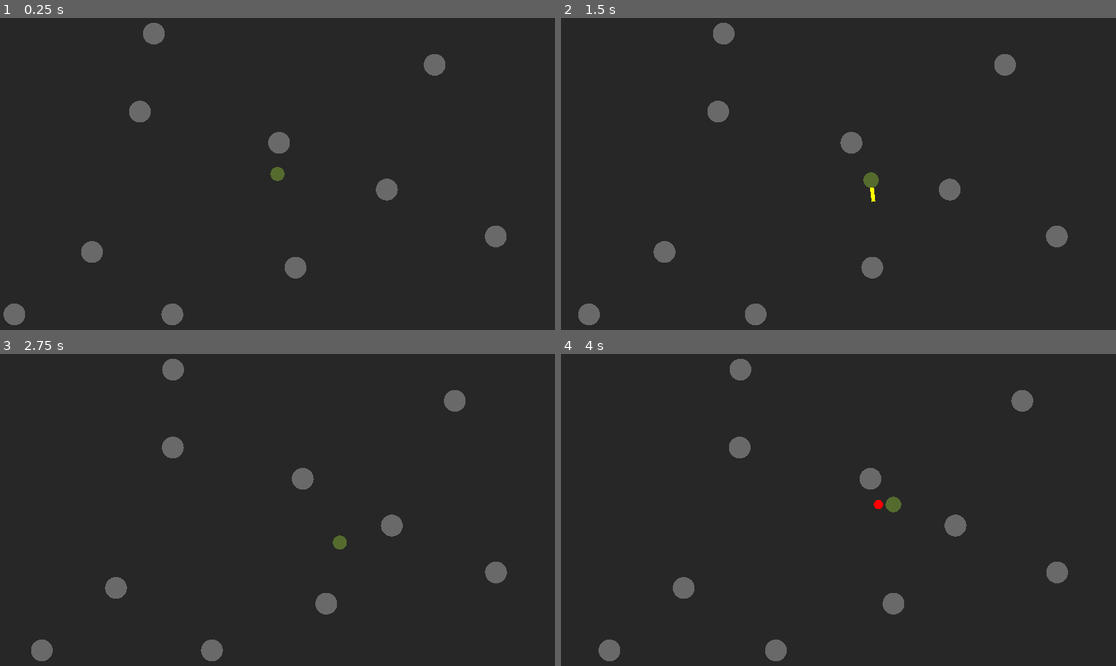
Above: before the commit, frames 1-4 (two rows, left to right).
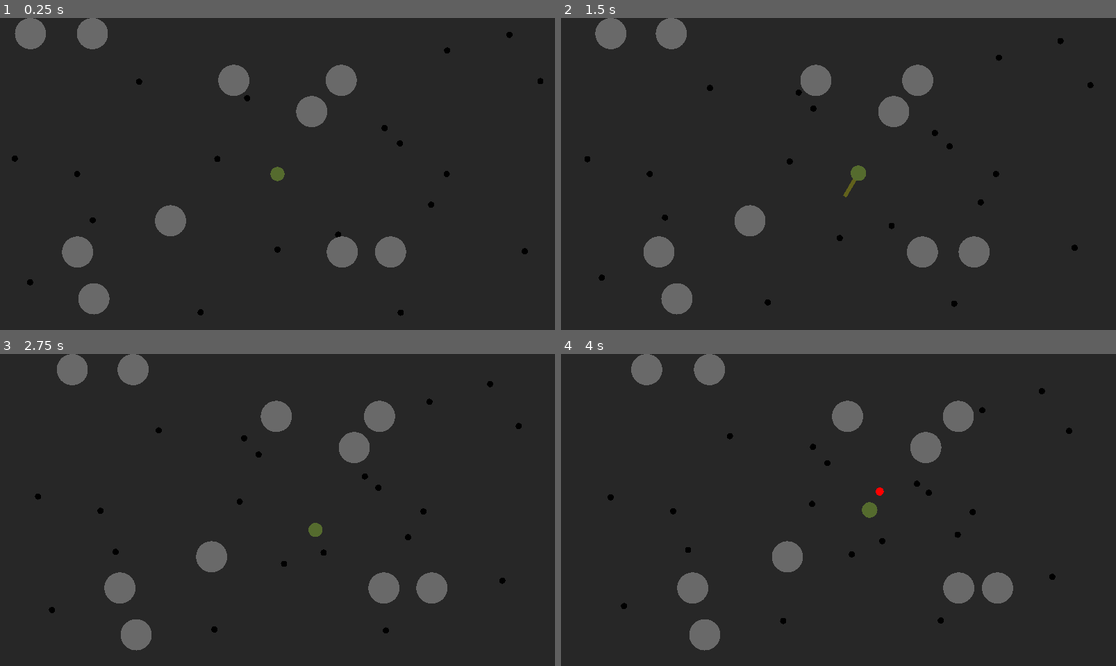
Above: after the commit, the same moments.

Repository: ralabate/cylinder-sorcerer
Game: Godot game, scene res://main.tscn
Two runs of this game, one before a commit and one after it. Both use one fixed random seed, a clock stepped at 60 frames per second and the inputs below.
Inputs:
- Up to frame 1 (0.25 s): no input
- Up to frame 2 (1.5 s): hold D 0.53-1.28 s; hold J 0.53-1.28 s; hold S from 1.28 s (still down); tap J at 1.35 s
- Up to frame 3 (2.75 s): release S at 2.03 s; hold D from 2.03 s (still down); hold H from 2.03 s (still down); tap J at 2.3 s
- Up to frame 4 (4 s): release D at 2.78 s; release H at 2.78 s; hold W 2.78-3.53 s; tap J at 2.85 s; hold A from 3.53 s (still down); hold J from 3.53 s (still down)

The runs differ from the first frame. In frame 1, 6.7% of the frame differs, in the area x 0-98%, y 0-99%; in frame 2, 6.8%; in frame 3, 6.6%; in frame 4, 6.8%, in the area x 6-93%, y 0-99%.

Commit message:
rewrite input refactor baddie struct

Diff:
--- a/cylinder-sorcerer/main.gd
+++ b/cylinder-sorcerer/main.gd
@@ -1,93 +1,150 @@
 extends Node3D
 
-const PLAYER_SPEED = 0.06
+const PLAYER_COLOR = Color.DARK_OLIVE_GREEN
+const PLAYER_HP = 4
+const PLAYER_NUM_HURT_FRAMES = 12
 const PLAYER_RADIUS = 0.5
-const PLAYER_SIZE = 1.0
-const PLAYER_ATTACK_ROOT_MOTION = 1.0
-
-const PLAYER_SWORD_FRAMES = 17
+const PLAYER_SPEED = 0.04
+
+const PLAYER_SWORD_ROOT_MOTION = 2.5
+const PLAYER_NUM_SWORD_FRAMES = 20
 const PLAYER_SWORD_ATTACK_START_ANGLE = -PI/2.0 - 0.5
-const PLAYER_SWORD_ATTACK_ANGLE_INCREMENT = 2*PI / PLAYER_SWORD_FRAMES
-const PLAYER_SWORD_LENGTH = 1.2
-const PLAYER_SWORD_DEBUG_SPHERE_SIZE = 0.15
-const PLAYER_HP = 4
-const PLAYER_HURT_FRAMES = 10
-
-const BADDIE_COUNT = 10
-const BADDIE_SPEED = 0.02
-const BADDIE_RADIUS = 0.7
-const BADDIE_HURT_FRAMES = 14
-const BADDIE_HP = 3
-
-const CAMERA_SHAKE_FRAMES = BADDIE_HURT_FRAMES + 3
-const CAMERA_SHAKE_AMOUNT = 0.25
+const PLAYER_SWORD_ATTACK_ANGLE_INCREMENT = 2*PI / PLAYER_NUM_SWORD_FRAMES
+const PLAYER_SWORD_LENGTH = 1.5
+const PLAYER_SWORD_DEBUG_SPHERE_SIZE = 0.13
+
+const SKULL_COUNT = 10
+
+const SKULL_COLOR = Color.DIM_GRAY
+const SKULL_HP = 3
+const SKULL_NUM_HURT_FRAMES = 14
+const SKULL_RADIUS = 1.0
+const SKULL_SPEED = 0.02
+
+const BAT_COUNT = 20
+
+const BAT_COLOR = Color.BLACK
+const BAT_HP = 1
+const BAT_NUM_HURT_FRAMES = 14
+const BAT_RADIUS = 0.2
+const BAT_SPEED = 0.01
+
+const CAMERA_SHAKE_FRAMES = SKULL_NUM_HURT_FRAMES * 2.0
+const CAMERA_SHAKE_AMOUNT = 0.35
 
 const WRAP_X = 17
 const WRAP_Z = 9
 
+enum Direction {
+	LEFT   = 0b00000001,
+	RIGHT  = 0b00000010,
+	UP     = 0b00000100,
+	DOWN   = 0b00001000,
+	SWORD  = 0b00010000,
+}
+
+var input_bit_field: int
+var input_bit_field_previous_frame: int # AFTER FOUR-WAY
 var was_attacking: bool
 var is_attacking: bool
-var is_moving_left: bool
-var is_moving_right: bool
-var is_moving_up: bool
-var is_moving_down: bool
 
 var frame: int
 var sword_frame: int
 var camera_shake_frame: int
-# hurt_frame in baddie struct
-
-var player: Character
-var baddie: Character
-var baddie_list: Array[Character]
+
+var player: Actor
+var baddie_list: Array[Actor]
 var sword_pivot: Node3D
 var sword: MeshInstance3D
 var sword_debug: MeshInstance3D
 var camera: Camera3D
 
-class Character:
-
+class Actor:
+	var behavior_func
+	var color: Color
+	var dir: Vector3i
+	var hp: int
+	var hurt_frame: int
+	var knockback_dir: Vector3
+	var mesh_instance: MeshInstance3D
+	var num_hurt_frames: int
 	var pos: Vector3
-	var theta: float
 	var radius: float
-	var color: Color
-	var mesh_instance: MeshInstance3D
-	var hurt_frame: int
-	var hp: int
 	var seed: float
-	var knockback_dir: Vector3
 	var speed: float
 
-	func _init(p_pos: Vector3, p_radius: float, p_color: Color, p_hp: int, p_hurt_frames: int):
-		self.pos = p_pos
-		self.theta = 0
-		self.radius = p_radius
-		self.color = p_color
+	func _init(p_breed: Breed):
+		self.behavior_func = p_breed.behavior_func
+		self.dir = Vector3i(0, 0, 0)
+		self.hp = p_breed.hp
+		self.hurt_frame = p_breed.num_hurt_frames + 1
 		self.mesh_instance = MeshInstance3D.new()
 		self.mesh_instance.mesh = SphereMesh.new()
-		self.mesh_instance.mesh.radius = p_radius
-		self.mesh_instance.mesh.height = 2.0 * p_radius
+		self.mesh_instance.mesh.height = 2.0 * p_breed.radius
+		self.mesh_instance.mesh.radius = p_breed.radius
 		var material = StandardMaterial3D.new()
-		material.albedo_color = p_color
+		material.albedo_color = p_breed.color
 		material.flags_unshaded = true
 		self.mesh_instance.mesh.surface_set_material(0, material)
-		self.hurt_frame = p_hurt_frames + 1
+		self.num_hurt_frames = p_breed.num_hurt_frames
+		var random_position = Vector3.ZERO
+		random_position.x = randi_range(-WRAP_X, WRAP_X)
+		random_position.z = randi_range(-WRAP_Z, WRAP_Z)
+		self.pos = random_position
+		self.radius = p_breed.radius
+		self.seed = randf_range(0.0, 1.0)
+		self.speed = p_breed.speed
+
+class Breed:
+	var behavior_func
+	var color: Color
+	var hp: int
+	var num_hurt_frames: int
+	var radius: float
+	var speed: float
+
+	func _init(p_behavior_func, p_color: Color, p_hp: int, p_num_hurt_frames: int, p_radius: float, p_speed: float):
+		self.behavior_func = p_behavior_func
+		self.color = p_color
 		self.hp = p_hp
-		self.seed = randf_range(0.0, 1.0)
-		self.speed = BADDIE_SPEED
+		self.num_hurt_frames = p_num_hurt_frames
+		self.radius = p_radius
+		self.speed = p_speed
+
+func behavior_func_seek(p_a: Actor, p_player_pos: Vector3):
+	var dir: Vector3
+	dir.x = p_player_pos.x - p_a.pos.x
+	dir.z = p_player_pos.z - p_a.pos.z
+	p_a.pos += dir.normalized() * p_a.speed
+
+func behavior_func_wander(p_a: Actor, p_player_pos: Vector3):
+	p_a.pos.x += p_a.speed * sin(0.01 * frame + p_a.seed)
+
+func behavior_func_wander_then_seek(p_a: Actor, p_player_pos: Vector3):
+	if p_a.hp <= 1:
+		p_a.speed *= 2.0
+		behavior_func_seek(p_a, p_player_pos)
+		p_a.speed /= 2.0
+	else:
+		behavior_func_wander(p_a, p_player_pos)
 
 func is_overlapping(p1, r1, p2, r2):
 	return(p2.x - p1.x) * (p2.x - p1.x) + (p2.z - p1.z) * (p2.z - p1.z) < (r1 + r2) * (r1 + r2)
 
 func _ready() -> void:
-	player = Character.new(Vector3.ZERO, PLAYER_RADIUS, Color.DARK_OLIVE_GREEN, PLAYER_HP, PLAYER_HURT_FRAMES)
-
-	sword_frame = PLAYER_SWORD_FRAMES + 1
+	#RenderingServer.set_default_clear_color(Color(0.1, 0.1, 0.1))
+
+	var player_breed = Breed.new(behavior_func_seek, PLAYER_COLOR, PLAYER_HP, PLAYER_NUM_HURT_FRAMES, PLAYER_RADIUS, PLAYER_SPEED)
+	player = Actor.new(player_breed)
+	player.pos = Vector3(0, 0, 0*WRAP_Z)
+
+	sword_frame = PLAYER_NUM_SWORD_FRAMES + 1
 	sword = MeshInstance3D.new()
 	sword.mesh = BoxMesh.new()
 	sword.mesh.size = Vector3(PLAYER_SWORD_LENGTH, 0.1, 0.25)
 	var material = StandardMaterial3D.new()
 	material.albedo_color = Color.YELLOW
+	material.set_transparency(1) # enum not working
 	material.flags_unshaded = true
 	sword.mesh.surface_set_material(0, material)
 	sword_pivot = Node3D.new()
@@ -105,122 +162,143 @@
 	player.mesh_instance.add_child(sword_debug)
 	sword_debug.visible = false
 
-	for i in BADDIE_COUNT:
-			var random_position = Vector3.ZERO
-			random_position.x = randi_range(-WRAP_X, WRAP_X)
-			random_position.z = randi_range(-WRAP_Z, WRAP_Z)
-			baddie_list.append(Character.new(random_position, BADDIE_RADIUS, Color.DIM_GRAY, BADDIE_HP, BADDIE_HURT_FRAMES))
+	var skull_breed = Breed.new(behavior_func_wander_then_seek, SKULL_COLOR, SKULL_HP, SKULL_NUM_HURT_FRAMES, SKULL_RADIUS, SKULL_SPEED)
+	for i in SKULL_COUNT:
+			baddie_list.append(Actor.new(skull_breed))
+
+	var bat_breed = Breed.new(behavior_func_seek, BAT_COLOR, BAT_HP, BAT_NUM_HURT_FRAMES, BAT_RADIUS, BAT_SPEED)
+	for i in BAT_COUNT:
+			baddie_list.append(Actor.new(bat_breed))
+
+	var root = get_tree().root.get_children()[0] # Switch to Engine.get_main_loop() (as SceneTree)... or actually call get_node("Root") and pass it for the Actor to attach
+
+	root.add_child(player.mesh_instance)
+
+	for i in baddie_list.size():
+		root.add_child(baddie_list[i].mesh_instance)
 
 	camera = Camera3D.new()
 	camera.set_orthogonal(20.0, 1.0, 40.0)
 	camera.look_at_from_position(Vector3(0, 20, 0), Vector3(0, 0, 0), Vector3(0, 0, -1))
 	camera.make_current()
 	camera_shake_frame = CAMERA_SHAKE_FRAMES + 1
-
-	var root = get_tree().root.get_children()[0] # Switch to Engine.get_main_loop() (as SceneTree)... or actually call get_node("Root") and pass it for the Character to attach
-	root.add_child(player.mesh_instance)
-	for i in BADDIE_COUNT:
-		root.add_child(baddie_list[i].mesh_instance)
 	root.add_child(camera)
+
 
 func _process(_delta: float) -> void:
 	frame = frame + 1
 
-	is_attacking = Input.is_key_pressed(KEY_J)
-	if is_attacking && !was_attacking && sword_frame >= PLAYER_SWORD_FRAMES:
-		sword_frame = 0
-		sword_pivot.transform = Transform3D.IDENTITY
-		sword_pivot.transform = sword_pivot.transform.rotated(Vector3.UP, PLAYER_SWORD_ATTACK_START_ANGLE)
-		player.pos.x += cos(player.theta) * PLAYER_ATTACK_ROOT_MOTION * -0.05
-		player.pos.z -= sin(player.theta) * PLAYER_ATTACK_ROOT_MOTION * -0.05
-		sword.get_active_material(0).albedo_color = Color.WHITE
-
-	was_attacking = is_attacking
-
-	sword.transform.origin = Vector3(PLAYER_SWORD_LENGTH/1.5, 0.0, 0.0) # can i do this up top? or not until it is added to the scene?
-
-	if sword_frame < PLAYER_SWORD_FRAMES:
-		sword.show()
-
-		match sword_frame:
-			0:
-				pass # set up above, on impact
-			_ when sword_frame < 5:
-				sword_pivot.transform = sword_pivot.transform.rotated(Vector3.UP, 0.2 * PLAYER_SWORD_ATTACK_ANGLE_INCREMENT)
-				sword.get_active_material(0).albedo_color = Color.YELLOW
-				player.pos.x += cos(player.theta) * (PLAYER_ATTACK_ROOT_MOTION / PLAYER_SWORD_FRAMES) * 0.1
-				player.pos.z -= sin(player.theta) * (PLAYER_ATTACK_ROOT_MOTION / PLAYER_SWORD_FRAMES) * 0.1
-			_ when sword_frame < 9:
-				sword_pivot.transform = sword_pivot.transform.rotated(Vector3.UP, 1.7 * PLAYER_SWORD_ATTACK_ANGLE_INCREMENT)
-				player.pos.x += cos(player.theta) * (PLAYER_ATTACK_ROOT_MOTION / PLAYER_SWORD_FRAMES)
-				player.pos.z -= sin(player.theta) * (PLAYER_ATTACK_ROOT_MOTION / PLAYER_SWORD_FRAMES)
-			_ when sword_frame < PLAYER_SWORD_FRAMES:
-				sword_pivot.transform = sword_pivot.transform.rotated(Vector3.UP, 0.45 * PLAYER_SWORD_ATTACK_ANGLE_INCREMENT)
-				player.pos.x += cos(player.theta) * (PLAYER_ATTACK_ROOT_MOTION / PLAYER_SWORD_FRAMES) * 0.3
-				player.pos.z -= sin(player.theta) * (PLAYER_ATTACK_ROOT_MOTION / PLAYER_SWORD_FRAMES) * 0.3
-
-		sword_frame = min(sword_frame + 1, PLAYER_SWORD_FRAMES)
-
-	else:
-		sword_pivot.transform = Transform3D.IDENTITY
-		#figure out how to tilt sword
-		#sword_pivot.transform = sword_pivot.transform.rotated(Vector3(0.2, 0.1, 0.2), 0.5*PI)
-		sword.hide()
-
-	if sword_frame >= PLAYER_SWORD_FRAMES and player.hurt_frame > PLAYER_HURT_FRAMES:
-		is_moving_left = Input.is_key_pressed(KEY_A)
-		if is_moving_left:
-			player.pos.x -= PLAYER_SPEED
-			player.theta = PI
-
-		is_moving_right = Input.is_key_pressed(KEY_D)
-		if is_moving_right:
-			player.pos.x += PLAYER_SPEED
-			player.theta = 0
-
-		is_moving_up = Input.is_key_pressed(KEY_W)
-		if is_moving_up:
-			player.pos.z -= PLAYER_SPEED
-			player.theta = PI/2.0
-
-		is_moving_down = Input.is_key_pressed(KEY_S)
-		if is_moving_down:
-			player.pos.z += PLAYER_SPEED
-			player.theta = -PI/2.0
-
-	if player.hurt_frame <= PLAYER_HURT_FRAMES:
+	if sword_frame > PLAYER_NUM_SWORD_FRAMES and player.hurt_frame > player.num_hurt_frames:
+		if Input.is_key_pressed(KEY_A): input_bit_field |= Direction.LEFT
+		if Input.is_key_pressed(KEY_D): input_bit_field |= Direction.RIGHT
+		if Input.is_key_pressed(KEY_W): input_bit_field |= Direction.UP
+		if Input.is_key_pressed(KEY_S): input_bit_field |= Direction.DOWN
+
+		var tmp_dir = Vector3i(0, 0, 0)
+
+		if input_bit_field & Direction.LEFT:
+			input_bit_field ^= Direction.LEFT
+			tmp_dir.x -= 1
+
+		if input_bit_field & Direction.RIGHT:
+			input_bit_field ^= Direction.RIGHT
+			tmp_dir.x += 1
+
+		if input_bit_field & Direction.UP:
+			input_bit_field ^= Direction.UP
+			tmp_dir.z -= 1
+
+		if input_bit_field & Direction.DOWN:
+			input_bit_field ^= Direction.DOWN
+			tmp_dir.z += 1
+
+		player.pos += PLAYER_SPEED * tmp_dir
+
+		if tmp_dir != Vector3i.ZERO:
+			player.dir = tmp_dir
+
+	if player.hurt_frame <= player.num_hurt_frames:
 		match player.hurt_frame:
 			1:
 				player.pos += player.knockback_dir * 0.40
-			_ when player.hurt_frame <= PLAYER_HURT_FRAMES:
+			_ when player.hurt_frame < player.num_hurt_frames:
 				player.pos += player.knockback_dir * 0.05
-		if player.hurt_frame % 2 == 1:
-			player.mesh_instance.get_active_material(0).albedo_color = Color.WHITE
-		else:
-			player.mesh_instance.get_active_material(0).albedo_color = Color.DARK_OLIVE_GREEN
+				if player.hurt_frame % 2 == 0:
+					RenderingServer.set_default_clear_color(Color.BLACK)
+					player.mesh_instance.get_active_material(0).albedo_color = Color.WHITE
+				else:
+					RenderingServer.set_default_clear_color(Color.RED)
+					player.mesh_instance.get_active_material(0).albedo_color = Color.BLACK
+			_ when player.hurt_frame == player.num_hurt_frames:
+				player.mesh_instance.get_active_material(0).albedo_color = Color.DARK_OLIVE_GREEN
+				RenderingServer.set_default_clear_color(Color(0.1, 0.1, 0.1))
+
+
 		player.hurt_frame += 1
 
 	player.pos.x = clamp(player.pos.x, -WRAP_X, WRAP_X)
 	player.pos.z = clamp(player.pos.z, -WRAP_Z, WRAP_Z)
 
 	player.mesh_instance.transform.origin = player.pos
+
+	var player_theta = Vector2(player.dir.x, -player.dir.z).angle()
 	var m1 = Basis.IDENTITY
-	player.mesh_instance.transform.basis = m1.rotated(Vector3.UP, player.theta)
+	player.mesh_instance.transform.basis = m1.rotated(Vector3.UP, player_theta)
+
 	var breathing_scale = 0.9 + 0.1 * abs(pow(sin(0.02 * frame), 3))
 	player.mesh_instance.scale = Vector3(breathing_scale, 1.0, breathing_scale)
 
+	sword.transform.origin = Vector3(PLAYER_SWORD_LENGTH/1.5, 0.0, 0.0) # can i do this up top? or not until it is added to the scene?
+
 	if Input.is_key_pressed(KEY_H):
 		sword_debug.visible = !sword_debug.visible
 
+	is_attacking = Input.is_key_pressed(KEY_J)
+	if is_attacking && !was_attacking && sword_frame > PLAYER_NUM_SWORD_FRAMES:
+		sword_frame = 1
+
+	was_attacking = is_attacking
+
+	if sword_frame <= PLAYER_NUM_SWORD_FRAMES:
+		sword.show()
+
+		match sword_frame:
+			1:
+				sword_pivot.transform = Transform3D.IDENTITY
+				sword_pivot.transform = sword_pivot.transform.rotated(Vector3.UP, PLAYER_SWORD_ATTACK_START_ANGLE)
+				player.pos += player.dir * PLAYER_SWORD_ROOT_MOTION * -0.15 # BUG!!! ONE FRAME BEHIND, SINCE WE UPDATE PLAYER ABOVE! BUT IF ITS DOWN HERE, FALSE POSITIVE ON SWIPE!!!
+				sword.get_active_material(0).albedo_color = Color.WHITE
+			_ when sword_frame < 7:
+				sword_pivot.transform = sword_pivot.transform.rotated(Vector3.UP, 0.10 * PLAYER_SWORD_ATTACK_ANGLE_INCREMENT)
+				player.pos += player.dir * (PLAYER_SWORD_ROOT_MOTION / PLAYER_NUM_SWORD_FRAMES) * 0.0
+				sword.get_active_material(0).albedo_color = Color.YELLOW
+			_ when sword_frame < 11:
+				sword_pivot.transform = sword_pivot.transform.rotated(Vector3.UP, 2.2 * PLAYER_SWORD_ATTACK_ANGLE_INCREMENT)
+				player.pos += player.dir * (PLAYER_SWORD_ROOT_MOTION / PLAYER_NUM_SWORD_FRAMES)
+				sword.get_active_material(0).albedo_color = Color(1, 1, 0, 0.27)
+			_ when sword_frame < PLAYER_NUM_SWORD_FRAMES:
+				sword_pivot.transform = sword_pivot.transform.rotated(Vector3.UP, 0.65 * PLAYER_SWORD_ATTACK_ANGLE_INCREMENT)
+				player.pos += player.dir * (PLAYER_SWORD_ROOT_MOTION / PLAYER_NUM_SWORD_FRAMES) * 0.1
+				sword.get_active_material(0).albedo_color = Color.YELLOW
+			_ when sword_frame == PLAYER_NUM_SWORD_FRAMES:
+				sword_pivot.transform = sword_pivot.transform.rotated(Vector3.UP, 0.40 * PLAYER_SWORD_ATTACK_ANGLE_INCREMENT)
+				sword.get_active_material(0).albedo_color = Color(1, 1, 0, 0.50)
+
+		sword_frame += 1
+
+	else:
+		sword_pivot.transform = Transform3D.IDENTITY
+		sword_pivot.transform = sword_pivot.transform.rotated(Vector3.UP, PLAYER_SWORD_ATTACK_START_ANGLE)
+		sword.hide()
+
 	sword_debug.transform.origin = Vector3.ZERO
-	sword_debug.transform.origin += sword_pivot.basis.x.normalized() * 0.8 * PLAYER_SWORD_LENGTH
-	sword.scale = Vector3(1, 1, 1)
-
-	for i in BADDIE_COUNT:
+	sword_debug.transform.origin += sword_pivot.basis.x.normalized() * 0.9 * PLAYER_SWORD_LENGTH
+
+	for i in baddie_list.size():
 		var b = baddie_list[i]
 		b.hurt_frame += 1
 
-		if b.hurt_frame > BADDIE_HURT_FRAMES && is_overlapping(b.pos, b.radius, sword_debug.global_transform.origin, PLAYER_SWORD_DEBUG_SPHERE_SIZE) && sword_frame < PLAYER_SWORD_FRAMES:
+		if b.hurt_frame > b.num_hurt_frames && is_overlapping(b.pos, b.radius, sword_debug.global_transform.origin, PLAYER_SWORD_DEBUG_SPHERE_SIZE) && sword_frame <= PLAYER_NUM_SWORD_FRAMES:
 			b.hurt_frame = 1
 			b.knockback_dir.x = b.pos.x - player.pos.x
 			b.knockback_dir.z = b.pos.z - player.pos.z
@@ -230,11 +308,11 @@
 				camera_shake_frame = 1
 			b.speed *= -1
 
-		if b.hurt_frame <= BADDIE_HURT_FRAMES:
+		if b.hurt_frame <= b.num_hurt_frames:
 
 			match b.hurt_frame:
 				1:
-					b.mesh_instance.get_active_material(0).albedo_color = Color.DIM_GRAY
+					b.mesh_instance.get_active_material(0).albedo_color = Color.SIENNA
 					b.mesh_instance.scale = Vector3(0.9, 0.9, 0.9)
 					b.pos += b.knockback_dir * -0.05
 					b.pos.x += randf_range(-1.0, 1.0) * 0.1
@@ -243,55 +321,55 @@
 				2:
 					b.mesh_instance.get_active_material(0).albedo_color = Color.WHITE
 					b.mesh_instance.scale = Vector3(0.8, 0.8, 0.8)
-					b.pos += b.knockback_dir * -0.05
+					b.pos += b.knockback_dir * -0.03
 					b.pos.x += randf_range(-1.0, 1.0) * 0.09
 					b.pos.z += randf_range(-1.0, 1.0) * 0.09
 				3:
 					b.mesh_instance.get_active_material(0).albedo_color = Color.WHITE
 					b.mesh_instance.scale = Vector3(1.35, 1.35, 1.35)
-					b.pos += b.knockback_dir * 0.50
+					b.pos += b.knockback_dir * 0.55
 					b.pos.x += randf_range(-1.0, 1.0) * 0.08
 					b.pos.z += randf_range(-1.0, 1.0) * 0.08
 				4:
 					b.mesh_instance.get_active_material(0).albedo_color = Color.WHITE
 					b.mesh_instance.scale = Vector3(1.2, 1.2, 1.2)
-					b.pos += b.knockback_dir * 0.20
+					b.pos += b.knockback_dir * 0.35
 					b.pos.x += randf_range(-1.0, 1.0) * 0.07
 					b.pos.z += randf_range(-1.0, 1.0) * 0.07
 				5:
-					b.mesh_instance.get_active_material(0).albedo_color = Color.DIM_GRAY
+					b.mesh_instance.get_active_material(0).albedo_color = Color.SIENNA
 					b.mesh_instance.scale = Vector3(1.1, 1.1, 1.1)
-					b.pos += b.knockback_dir * 0.17
+					b.pos += b.knockback_dir * 0.22
 					b.pos.x += randf_range(-1.0, 1.0) * 0.06
 					b.pos.z += randf_range(-1.0, 1.0) * 0.06
-				_ when b.hurt_frame < BADDIE_HURT_FRAMES:
-					b.mesh_instance.get_active_material(0).albedo_color = Color.DIM_GRAY
+				_ when b.hurt_frame < b.num_hurt_frames:
+					b.mesh_instance.get_active_material(0).albedo_color = Color.SIENNA
 					b.mesh_instance.scale = Vector3(1, 1, 1)
 					b.pos.x += randf_range(-1.0, 1.0) * 0.01
 					b.pos.z += randf_range(-1.0, 1.0) * 0.01
-					b.pos += b.knockback_dir * 0.05
+					b.pos += b.knockback_dir * 0.10
 					if b.hp == 0:
 						b.pos = Vector3(999, 999, 999)
 						b.speed = 0
 						b.mesh_instance.hide()
 
-		if b.hurt_frame > BADDIE_HURT_FRAMES:
-			b.pos.x += b.seed * b.speed * sin(0.01 * frame + b.seed)
+		b.behavior_func.call(b, player.pos)
 
 		b.mesh_instance.transform.origin = b.pos
 
-		if b.hurt_frame > BADDIE_HURT_FRAMES && is_overlapping(b.pos, b.radius, player.pos, player.radius):
+		if is_overlapping(b.pos, b.radius, player.pos, player.radius) && sword_frame > PLAYER_NUM_SWORD_FRAMES:
 			player.hurt_frame = 1
 			player.knockback_dir.x = player.pos.x - b.pos.x
 			player.knockback_dir.z = player.pos.z - b.pos.z
 			player.knockback_dir = player.knockback_dir.normalized()
 			player.hp -= 1
+			camera_shake_frame = 1
 
 	if camera_shake_frame <= CAMERA_SHAKE_FRAMES:
 		camera.transform.origin.x = randf_range(-1.0, 1.0) * CAMERA_SHAKE_AMOUNT * (1.0 - float(camera_shake_frame)/CAMERA_SHAKE_FRAMES)
 		camera.transform.origin.z = randf_range(-1.0, 1.0) * CAMERA_SHAKE_AMOUNT * (1.0 - float(camera_shake_frame)/CAMERA_SHAKE_FRAMES)
-		var theta = randf_range(-PI, PI) * 0.03
-		camera.rotation_degrees.z += theta
+		var camera_theta = randf_range(-PI, PI) * 0.02
+		camera.rotation_degrees.z += camera_theta
 		camera_shake_frame += 1
 	else:
 		camera.look_at_from_position(Vector3(0, 20, 0), Vector3(0, 0, 0), Vector3(0, 0, -1))
